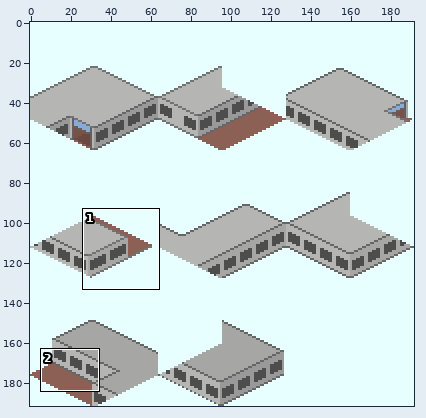
Sprite sheet -- source/png/Subway_Station_Gateway_H1_Source.png. Above: a wide view before the commit, with the close-up outlined.
Close-up. First the earlier version:
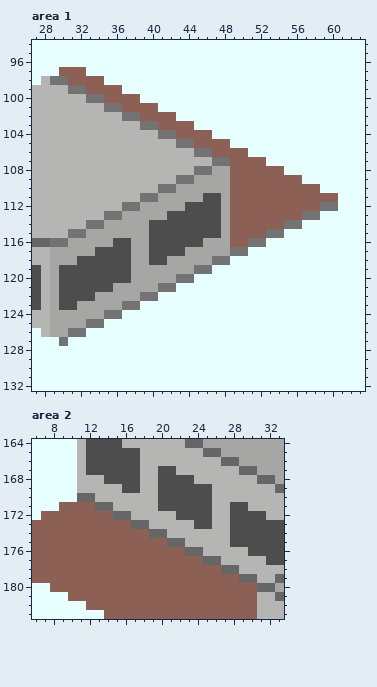
The file is 192x192 pixels. Colours within 5 levels of each other are drawn and written as one. Shown: area 1: x 27..63, y 94..132; area 2: x 6..33, y 164..183. The commit also changed other parts of the picture, which this record leaves out.
The same view after the edit:
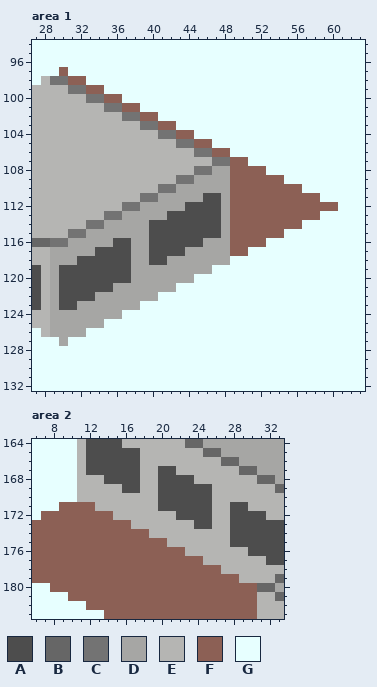
Palette (. is transparent): A #4d4d4d  B #666666  C #737373  D #a6a6a4  E #b5b5b3  F #8c6055  G #e7ffff
What changed:
Area 1:
y 97: x 31..32 FF -> GG
y 98: x 33..34 FF -> GG
y 99: x 35..36 FF -> GG
y 100: x 37..38 FF -> GG
y 101: x 39..40 FF -> GG
y 102: x 41..42 FF -> GG
y 103: x 43..44 FF -> GG
y 104: x 45..46 FF -> GG
y 105: x 47..48 FF -> GG
y 106: x 49..50 FF -> GG
y 107: x 51..52 FF -> GG
y 108: x 53..54 FF -> GG
y 109: x 55..56 FF -> GG
y 110: x 57..58 FF -> GG
y 111: x 59..60 FF -> GG
y 112: x 59..60 CC -> FF
y 113: x 57..58 CC -> FF
y 114: x 55..56 CC -> FF
y 115: x 53..54 CC -> FF
y 116: x 51..52 CC -> FF
y 117: x 49..50 CC -> FF
y 118: x 47..48 CC -> DD
y 119: x 45..46 CC -> DD
y 120: x 43..44 CC -> DD
y 121: x 41..42 CC -> DD
y 122: x 39..40 CC -> DD
y 123: x 37..38 CC -> DD
y 124: x 35..36 CC -> DD
y 125: x 33..34 CC -> DD
y 126: x 31..32 CC -> DD
y 127: x 30 C -> D
Area 2:
y 170: x 11..12 BB -> EE
y 171: x 13..14 BB -> EE
y 172: x 15..16 BB -> EE
y 173: x 17..18 BB -> EE
y 174: x 19..20 BB -> EE
y 175: x 21..22 BB -> EE
y 176: x 23..24 BB -> EE
y 177: x 25..26 BB -> EE
y 178: x 27..28 BB -> EE
y 179: x 29..30 BB -> EE
